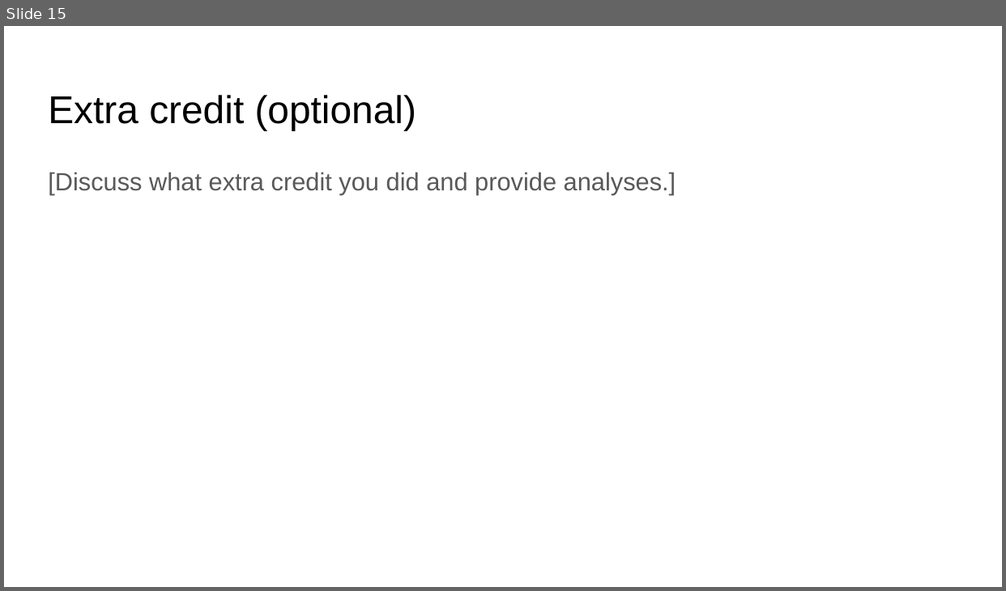
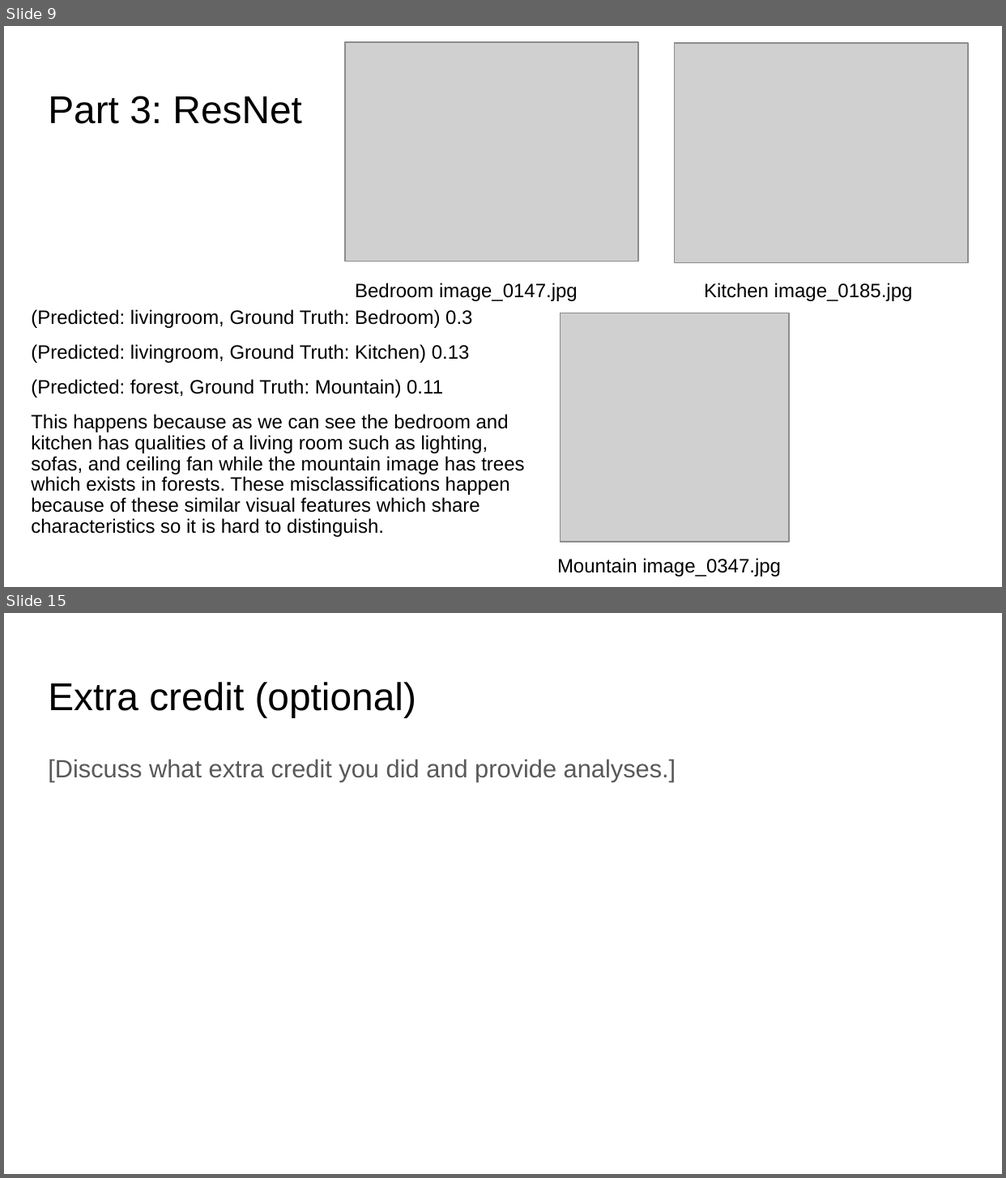
Before and after one commit to anirudh-arunkumar/ComputerVision, a slide deck: project-3-main/docs/proj3_report.pptx. Shown one above the other, each under a label of ours: slide 15 before the commit, slides 9 and 15 after it; the slides between them are not shown. The pictures are 1006x591 and 1006x1178 pixels, drawn with LibreOffice and Linux fonts; fonts in the diff are those of the drawing; grey boxes stand for pictures. Boxes give left, top, right and bottom in pixels: in the first picture for what was removed or moved away, otherwise in the second. Text is boxed around its words. In the diff, an @@ line names an element or a change of style, - is before the commit and + after.

```diff
--- a/project-3-main/docs/proj3_report.pptx
+++ b/project-3-main/docs/proj3_report.pptx
@@ slide 9 added at box(4, 26, 1002, 587), background #FFFFFF @@
@@ picture added at box(345, 42, 639, 262) @@
@@ picture added at box(675, 43, 968, 263) @@
@@ title added at box(48, 96, 302, 124), 28 pt, text #000000 @@
+Part 3: ResNet
@@ text added at box(355, 283, 577, 301), 14 pt, text #000000 @@
+Bedroom image_0147.jpg
@@ text added at box(704, 283, 913, 301), 14 pt, text #000000 @@
+Kitchen image_0185.jpg
@@ text added at box(31, 310, 524, 537), 14 pt, text #000000 @@
+(Predicted: livingroom, Ground Truth: Bedroom) 0.3
+(Predicted: livingroom, Ground Truth: Kitchen) 0.13
+(Predicted: forest, Ground Truth: Mountain) 0.11
+This happens because as we can see the bedroom and kitchen has qualities of a living room such as lighting, sofas, and ceiling fan while the mountain image has trees which exists in forests. These misclassifications happen because of these similar visual features which share characteristics so it is hard to distinguish.
@@ picture added at box(560, 314, 788, 542) @@
@@ text added at box(557, 558, 781, 577), 14 pt, text #000000 @@
+Mountain image_0347.jpg
```
Also in this commit, not shown: 13 slides changed, 1 slide removed, 14 other files.
